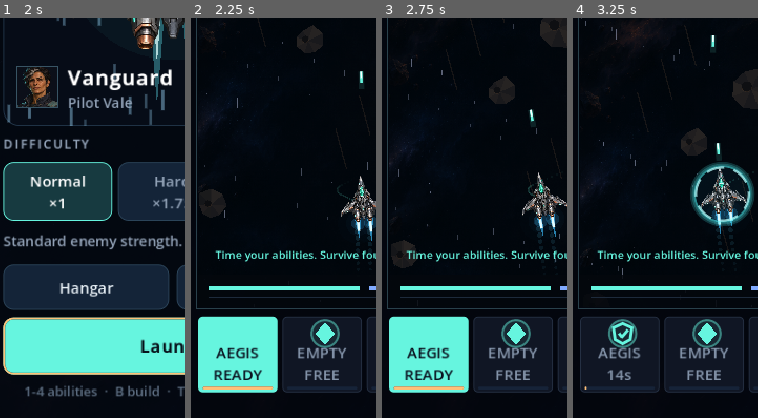
Above: before the commit, frames 1-4 (left to right).
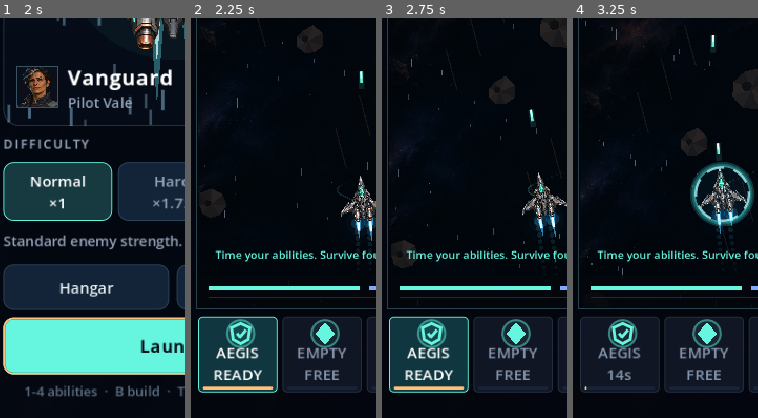
Above: after the commit, the same moments.

Repository: killjoy00/StarRun
Game: Godot game, scene res://scenes/main.tscn
Two runs of this game, one before a commit and one after it. Both use one fixed random seed, a clock stepped at 60 frames per second and the inputs below.
Inputs:
- Up to frame 1 (2 s): click "Normal ×1" at 0.5 s; click "Normal ×1" at 1.25 s
- Up to frame 2 (2.25 s): click "Launch" at 2 s
- Up to frame 3 (2.75 s): no input
- Up to frame 4 (3.25 s): click "AEGIS READY" at 2.75 s
The pictures show only the part of the screen within x 3-53%, y 50-100%; the shares and areas given below are measured in that part.

Frame 1 is identical in both runs. In frame 2, 7.3% of the frame differs, in the area x 4-47%, y 74-94%; in frame 3, 7.3%; in frame 4, nothing differs.

Commit message:
Preserve input-timing balance by replacing ambient spawns with encounter formations; polish final UI frames

Diff:
--- a/scripts/main.gd
+++ b/scripts/main.gd
@@ -272,7 +272,8 @@
 		var cooldown_bar: ProgressBar = cooldown_meters[i]
 		cooldown_bar.position = Vector2(5.0, button.size.y - 6.0)
 		cooldown_bar.size = Vector2(button_width - 10.0, 3.0)
-		button.add_theme_stylebox_override("normal", _style(CYAN if i == 0 else Color("111e30"), CYAN if i == 0 else Color("354557")))
+		button.add_theme_stylebox_override("normal", _style(Color("103740") if i == 0 else Color("111e30"), CYAN if i == 0 else Color("354557")))
+		button.add_theme_color_override("font_color", Color.WHITE)
 		for state in ["normal", "hover", "pressed", "disabled"]:
 			var compact_style: StyleBoxFlat = button.get_theme_stylebox(state).duplicate()
 			compact_style.content_margin_left = 4.0 if compact else 35.0
--- a/scripts/simulation.gd
+++ b/scripts/simulation.gd
@@ -16,6 +16,7 @@
 var endless_enabled := false
 var endless_stage_spec: Dictionary = {}
 var encounter_index := 0
+var encounter_queue: Array = []
 var next_encounter_at := 50.0
 var boss_attack_pattern := "sweep"
 var cooldown_totals: Dictionary = {}
@@ -304,7 +305,7 @@
 		endless_stage_spec.fire_scale = float(baseline.fire_scale) * pow(1.07, depth)
 		endless_stage_spec.module_scale = float(baseline.module_scale) * pow(1.42, depth)
 		endless_stage_spec.transition = "ENDLESS %d" % (depth + 1)
-		endless_stage_spec.reward_label = "Endless world %d cleared" % depth
+		endless_stage_spec.reward_label = "ENDLESS RUN · BONUS %d" % depth
 	return endless_stage_spec
 
 func boss_name() -> String:
@@ -601,6 +602,12 @@
 			if stage_time > 110:
 				pool.append_array(["echo_carrier", "void_lancer", "arc_spire", "slag_bomber"])
 
+	if not encounter_queue.is_empty():
+		# A formation consumes normal spawn opportunities, not extra waves of XP.
+		var formation_slot: int = 3 - encounter_queue.size()
+		var queued_kind: String = str(encounter_queue.pop_front())
+		_add_enemy(queued_kind, Vector2(120.0 + formation_slot * 150.0, -50.0 - formation_slot * 65.0))
+		return
 	if endless_enabled and stage > int(content.stage_count):
 		pool.append_array(["phase_stalker", "slag_bomber", "ion_frigate", "shieldguard", "void_lancer"])
 	var kind: String = pool[rng.randi_range(0, pool.size() - 1)]
@@ -615,7 +622,7 @@
 ## Encounter variants are reproducible by seed. Each has a different timing demand:
 ## armored escorts, mine-heavy bomber convoys, or protected carrier launches.
 func _spawn_encounter() -> void:
-	if enemies.size() >= _enemy_limit() - 5:
+	if enemies.size() >= _enemy_limit() - 5 or not encounter_queue.is_empty():
 		return
 	var ecology := ((stage - 1) % int(content.stage_count)) + 1
 	var pattern := (seed_value + stage * 7 + encounter_index * 5) % 3
@@ -631,8 +638,7 @@
 		2:
 			formation = ["carrier", "gunship", "interceptor"] if ecology == 1 else (["carrier", "shieldguard", "disruptor"] if ecology == 2 else (["carrier", "slag_bomber", "ember_hunter"] if ecology == 3 else ["echo_carrier", "phase_stalker", "gravity_sentinel"]))
 			_log("ELITE CARRIER - prioritize the launch ship")
-	for i in range(formation.size()):
-		_add_enemy(str(formation[i]), Vector2(120.0 + i * 150.0, -50.0 - i * 65.0))
+	encounter_queue = formation.duplicate()
 
 func _spawn_hazard() -> void:
 	if enemies.size() >= _enemy_limit() - 1:
@@ -647,6 +653,7 @@
 	_log("Incoming %s" % kind.replace("_", " "))
 
 func _spawn_boss() -> void:
+	encounter_queue.clear()
 	boss_spawned = true
 	boss_spawn_time = time
 	# The safeguard is once per stage; spawning the boss must not recharge it.
@@ -688,6 +695,7 @@
 	ion_mines.clear()
 	rerolls_left = int(meta.rerolls) + pilot_rerolls_left
 	encounter_index = 0
+	encounter_queue.clear()
 	next_encounter_at = time + 55.0 + float((seed_value + stage * 13) % 23)
 	endless_stage_spec.clear()
 	stage_start = time
@@ -1657,7 +1665,7 @@
 
 func snapshot() -> Dictionary:
 	var state: Dictionary = {"version": SAVE_VERSION, "rng": rng.state}
-	for key in ["capacity_milestones", "prototypes", "prototype …(209 unchanged characters)…  "endless_enabled", "encounter_index", "next_encounter_at", "boss_attack_pattern …(551 unchanged characters)…
+	for key in ["capacity_milestones", "prototypes", "prototype …(209 unchanged characters)…  "endless_enabled", "encounter_index", "encounter_queue", "next_encounter_at", "boss_attack_pattern …(551 unchanged characters)…
 		state[key] = get(key)
 	for key in ["stage_casts", "escort_left", "escort_timer", "escort_count", "escort_damage", "ion_mines", "aftercast_lef …(361 unchanged characters)…
 		state[key] = get(key)
--- a/tests/run.gd
+++ b/tests/run.gd
@@ -76,11 +76,15 @@
 	var restored := Sim.new(7611)
 	check(restored.restore(saved) and restored.snapshot() == saved, "Endless state and per-cast cooldowns must survive checkpoints")
 	campaign._spawn_encounter()
-	check(campaign.enemies.size() == 3 and campaign.encounter_index == 1, "Seeded encounters must spawn a three-ship formation")
-	var first_pattern := str(campaign.enemies[0].kind)
+	check(campaign.encounter_queue.size() == 3 and campaign.encounter_index == 1, "Seeded encounters must queue a three-ship formation")
+	var first_pattern := str(campaign.encounter_queue[0])
+	for i in range(3):
+		campaign._spawn_enemy()
+	check(campaign.enemies.size() == 3 and campaign.encounter_queue.is_empty(), "Formations must replace exactly three normal spawn slots")
 	campaign.enemies.clear()
 	campaign._spawn_encounter()
-	check(campaign.enemies.size() == 3 and str(campaign.enemies[0].kind) != first_pattern, "Repeat encounters must rotate their formation")
+	check(campaign.encounter_queue.size() == 3 and str(campaign.encounter_queue[0]) != first_pattern, "Repeat encounters must rotate their formation")
+	campaign.encounter_queue.clear()
 	campaign.enemies.clear()
 	campaign._spawn_boss()
 	check(campaign.boss_spawned and campaign.boss_attack_pattern in ["sweep", "crossfire", "delayed fan"], "Endless boss attack sequences are announced and deterministic")
--- a/tests/screenshot_harness.gd
+++ b/tests/screenshot_harness.gd
@@ -55,6 +55,8 @@
 			_prepare(scene, screen)
 			scene._update_hud()
 			scene._process(0.0)
+			# Capture the final frame after the 150ms sheet slide, not the dim fade-in.
+			await create_timer(0.20).timeout
 			await process_frame
 			await RenderingServer.frame_post_draw
 			var picture := root.get_texture().get_image()
